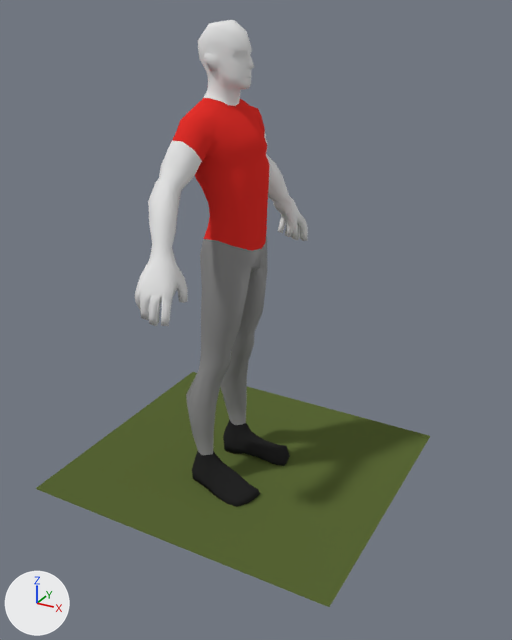
One commit to the Blender file blender/untitled.blend: the scene before it, then after it.
Before and after are seen from a 50 mm lens placed at (4.37, -7.31, 3.69), pointed at (-0.93, 2.32, -1.12). Lighting does not change. The marker at lower left points along +X, +Y and +Z.

In view in the first picture: 'Low Poly Characte.000', 'Plane'.
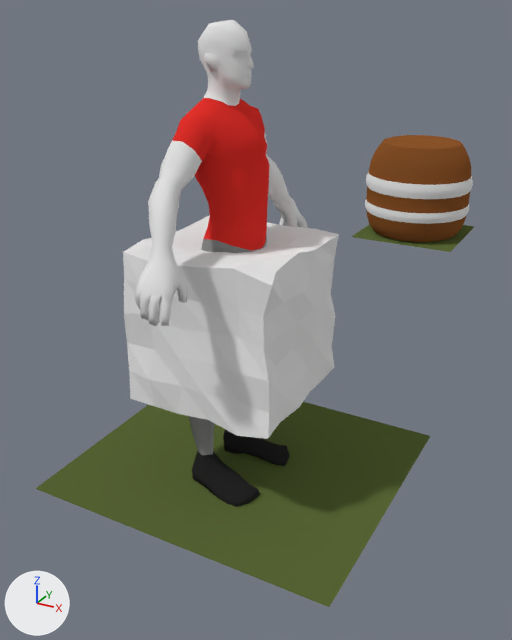
The newer file is also turned or shifted as a whole; pictures and numbers use the older file's frame.

Where the change shows, as pixel boxes [x1, y1, x2, y2] in the pictures (512 x 640 px):
```json
{"object": "Cube", "change": "added", "after": [123, 215, 339, 439]}
{"object": "Cylinder", "change": "added", "after": [365, 135, 473, 242], "faces in mat_material_008 (brown #8b542a)": [366, 135, 471, 242], "faces in mat_material_009 (white #e7e7e7)": [365, 171, 473, 224]}
{"object": "Plane.001", "change": "added", "after": [352, 224, 474, 252]}
```

Scene script edits in JSON lines:
```json
{"op": "add", "block": "mat_material_008", "code": ["mat_material_008 = diffuse_material('Material.008')", "mat_material_008.base_color = (0.26, 0.0895, 0.0233)  # brown #8b542a", "mat_material_008.roughness = 0.5"]}
{"op": "add", "block": "mat_material_009", "code": ["mat_material_009 = diffuse_material('Material.009')", "mat_material_009.base_color = (0.8, 0.8, 0.8)  # white #e7e7e7", "mat_material_009.roughness = 0.5"]}
{"op": "add", "block": "mat_material_007", "code": ["mat_material_007 = diffuse_material('Material.007')", "mat_material_007.base_color = (0.8, 0.8, 0.8)  # white #e7e7e7", "mat_material_007.roughness = 0.5"]}
{"op": "add", "block": "me_cylinder", "code": ["me_cylinder = bpy.data.meshes.new('Cylinder')", "me_cylinder.from_pydata(...)  # 1218 vertices, 1216 faces; spans x -1.15..1.15, y -1.15..1.15, z -1.0..1.0", "me_cylinder.polygons.foreach_set('use_smooth', [True] * 1216)", "# faces by material slot: [832, 384]", "me_cylinder.materials.append(mat_material_008)  # brown #8b542a", "me_cylinder.materials.append(mat_material_009)  # white #e7e7e7"]}
{"op": "add", "block": "me_cube", "code": ["me_cube = bpy.data.meshes.new('Cube')", "me_cube.from_pydata(...)  # 152 vertices, 150 faces; spans x -1.07..1.06, y -1.09..1.07, z -1.07..1.07", "me_cube.materials.append(mat_material_007)  # its picture is missing"]}
{"op": "add", "block": "ob_cylinder", "code": ["ob_cylinder = bpy.data.objects.new('Cylinder', me_cylinder)", "ob_cylinder.location = (0.0, 8.05, 0.08)"]}
{"op": "add", "block": "ob_plane_001", "code": ["ob_plane_001 = bpy.data.objects.new('Plane.001', me_plane.copy())  # the mesh of ob_plane", "ob_plane_001.location = (0.0, 8.43, -0.94)", "ob_plane_001.scale = (1.12, 1.22, 1.14)"]}
{"op": "add", "block": "ob_cube", "code": ["ob_cube = bpy.data.objects.new('Cube', me_cube)", "ob_cube.location = (0.0, 0.05, 0.0)"]}
```
